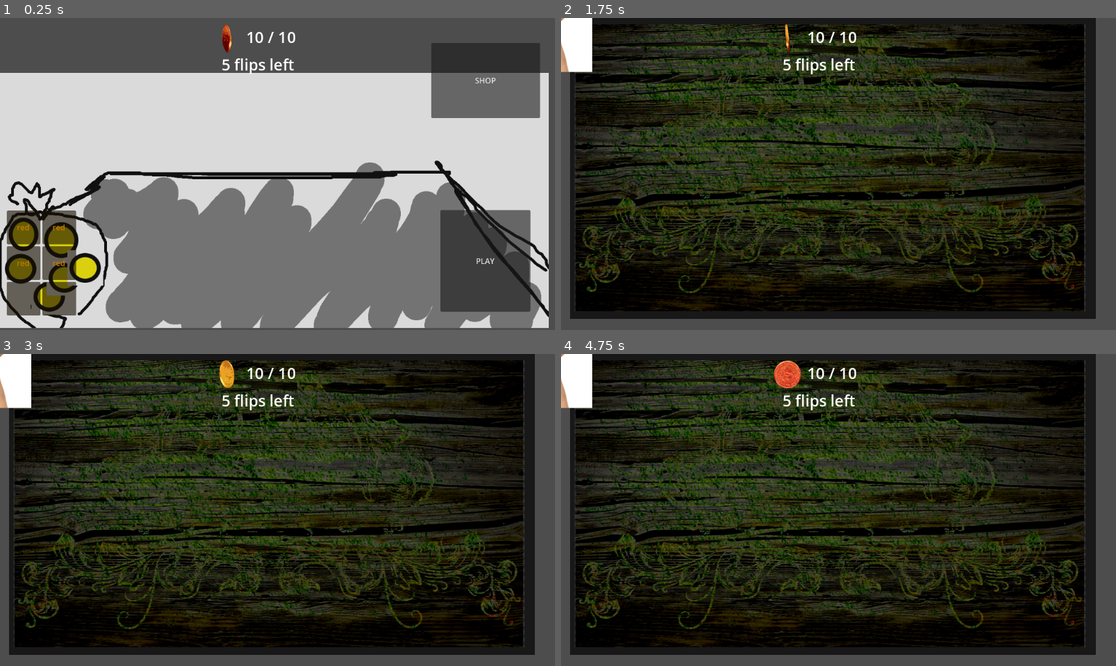
Above: before the commit, frames 1-4 (two rows, left to right).
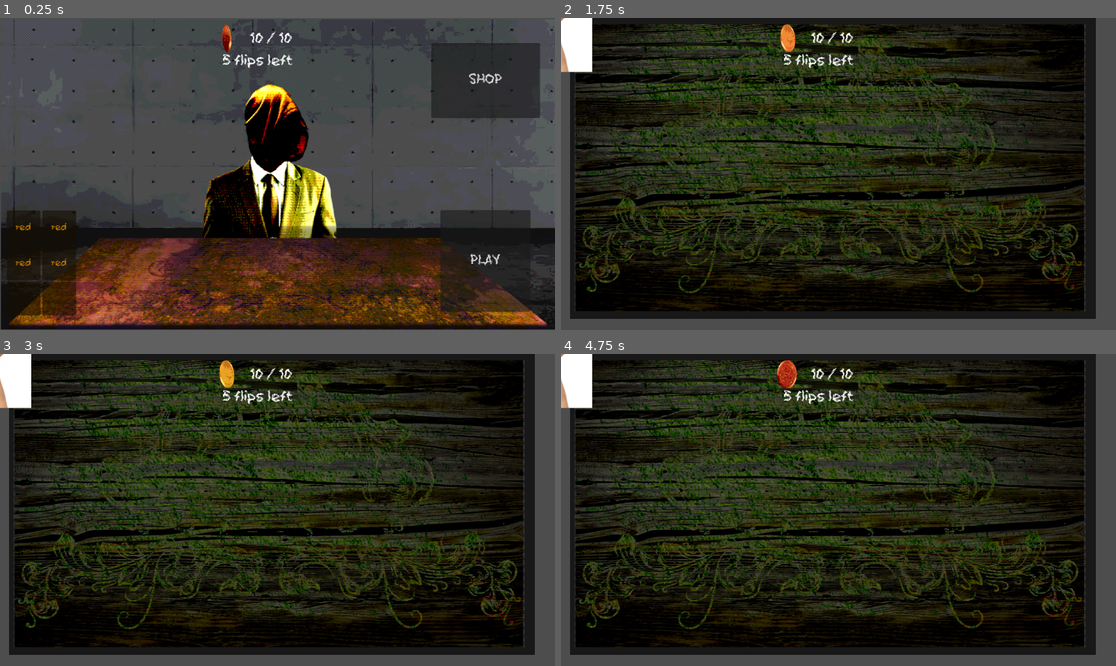
Above: after the commit, the same moments.

Repository: iceknith/ArcadiaJam-3-les3mousquetaires
Game: Godot game, scene res://src/GameScenes/main_game.tscn
Two runs of this game, one before a commit and one after it. Both use one fixed random seed, a clock stepped at 60 frames per second and the inputs below. The engine's default icon, where the game draws it, is replaced by a stand-in: a white triangle on a blue panel in a dark square.
Inputs:
- Up to frame 1 (0.25 s): no input
- Up to frame 2 (1.75 s): click "PLAY" at 0.5 s
- Up to frame 3 (3 s): no input
- Up to frame 4 (4.75 s): no input

The runs differ from the first frame. In frame 1, 80% of the frame differs, in the area x 0-100%, y 0-100%; in frame 2, 0.7%; in frame 3, 0.5%; in frame 4, 0.8%.

Commit message:
graphic shop

Diff:
--- a/src/GameScenes/shop.gd
+++ b/src/GameScenes/shop.gd
@@ -28,13 +28,16 @@
 	pass
 
 
+
 func update()->void:
+	$Organcontainer/Slot1/TextureRect.texture = load("res://assets/in-game/organs/eye.png")
 	on_bought.emit()
 	var i = 0
 	var organ_slots = $Organcontainer.get_children()
 	for slot:Button in organ_slots:
 		if available_organs[i] != {}:
 			slot.tooltip_text =  available_organs[i]["name"] + "\n " + str(available_organs[i]["price"]) + "$"
+			slot.get_node("TextureRect").texture = load("res://assets/in-game/organs/" + available_organs[i]["name"] +".png")
 		else:
 			slot.text=""
 		i+=1
--- a/src/GameScenes/shop.tscn
+++ b/src/GameScenes/shop.tscn
@@ -1,8 +1,13 @@
-[gd_scene load_steps=4 format=3 uid="uid://c4fbw2wyq73q1"]
+[gd_scene load_steps=9 format=3 uid="uid://c4fbw2wyq73q1"]
 
 [ext_resource type="Script" uid="uid://fu8hksojkt4j" path="res://src/GameScenes/shop.gd" id="1_2fllm"]
 [ext_resource type="Theme" uid="uid://cw2c2a8jmrhke" path="res://src/theme.tres" id="2_270xf"]
+[ext_resource type="Texture2D" uid="uid://b3u8k4qhx7q8g" path="res://assets/in-game/bgs/elements/bg.png" id="2_crgss"]
 [ext_resource type="Texture2D" uid="uid://djvebnathbm2r" path="res://icon.svg" id="2_kul4d"]
+[ext_resource type="FontFile" uid="uid://c6xw0d2miuuod" path="res://assets/menues/sabdion-font/Sabdion-YqgZj.otf" id="3_8qqtn"]
+[ext_resource type="Texture2D" uid="uid://culyap7qil10c" path="res://assets/in-game/bgs/elements/merchant.png" id="3_lcx3a"]
+[ext_resource type="Texture2D" uid="uid://clf7q0s63sfx8" path="res://assets/in-game/bgs/elements/table.png" id="4_8wxb0"]
+[ext_resource type="Texture2D" uid="uid://cahd12pmx1o0i" path="res://assets/in-game/organs/leg.png" id="4_nwjyp"]
 
 [node name="Shop" type="Control"]
 layout_mode = 3
@@ -12,6 +17,46 @@
 grow_horizontal = 2
 grow_vertical = 2
 script = ExtResource("1_2fllm")
+
+[node name="wall" type="TextureRect" parent="."]
+modulate = Color(1, 1, 1, 0.7921569)
+z_index = -1
+layout_mode = 0
+offset_left = 2.0
+offset_top = 3.0
+offset_right = 1352.0
+offset_bottom = 646.0
+scale = Vector2(0.85232586, 1.0018804)
+texture = ExtResource("2_crgss")
+expand_mode = 2
+
+[node name="table" type="TextureRect" parent="."]
+z_index = -1
+layout_mode = 0
+offset_left = 236.0
+offset_top = 118.0
+offset_right = 1586.0
+offset_bottom = 761.0
+scale = Vector2(0.68191904, 0.82082075)
+texture = ExtResource("4_8wxb0")
+expand_mode = 2
+
+[node name="croupier" type="TextureRect" parent="."]
+z_index = -1
+layout_mode = 1
+anchors_preset = 8
+anchor_left = 0.5
+anchor_top = 0.5
+anchor_right = 0.5
+anchor_bottom = 0.5
+offset_left = -907.0
+offset_top = -259.0
+offset_right = 245.0
+offset_bottom = 384.0
+grow_horizontal = 2
+grow_vertical = 2
+scale = Vector2(0.95480925, 0.95480925)
+texture = ExtResource("3_lcx3a")
 
 [node name="Organcontainer" type="HBoxContainer" parent="."]
 layout_mode = 0
@@ -25,114 +70,155 @@
 custom_minimum_size = Vector2(100, 100)
 layout_mode = 2
 theme = ExtResource("2_270xf")
+theme_override_fonts/font = ExtResource("3_8qqtn")
 
 [node name="TextureRect" type="TextureRect" parent="Organcontainer/Slot1"]
 z_index = -1
-layout_mode = 0
-offset_right = 100.0
-offset_bottom = 40.0
-texture = ExtResource("2_kul4d")
-expand_mode = 4
+layout_mode = 1
+anchors_preset = 15
+anchor_right = 1.0
+anchor_bottom = 1.0
+grow_horizontal = 2
+grow_vertical = 2
+texture = ExtResource("4_nwjyp")
+expand_mode = 1
+stretch_mode = 5
 
 [node name="Slot2" type="Button" parent="Organcontainer"]
 custom_minimum_size = Vector2(100, 100)
 layout_mode = 2
+theme = ExtResource("2_270xf")
 
 [node name="TextureRect" type="TextureRect" parent="Organcontainer/Slot2"]
 z_index = -1
-layout_mode = 0
-offset_right = 100.0
-offset_bottom = 40.0
-texture = ExtResource("2_kul4d")
-expand_mode = 4
+layout_mode = 1
+anchors_preset = 15
+anchor_right = 1.0
+anchor_bottom = 1.0
+grow_horizontal = 2
+grow_vertical = 2
+texture = ExtResource("2_kul4d")
+expand_mode = 1
+stretch_mode = 5
 
 [node name="Slot3" type="Button" parent="Organcontainer"]
 custom_minimum_size = Vector2(100, 100)
 layout_mode = 2
+theme = ExtResource("2_270xf")
 
 [node name="TextureRect" type="TextureRect" parent="Organcontainer/Slot3"]
 z_index = -1
-layout_mode = 0
-offset_right = 100.0
-offset_bottom = 40.0
-texture = ExtResource("2_kul4d")
-expand_mode = 4
+layout_mode = 1
+anchors_preset = 15
+anchor_right = 1.0
+anchor_bottom = 1.0
+grow_horizontal = 2
+grow_vertical = 2
+texture = ExtResource("2_kul4d")
+expand_mode = 1
+stretch_mode = 5
 
 [node name="Slot4" type="Button" parent="Organcontainer"]
 custom_minimum_size = Vector2(100, 100)
 layout_mode = 2
+theme = ExtResource("2_270xf")
 
 [node name="TextureRect" type="TextureRect" parent="Organcontainer/Slot4"]
 z_index = -1
-layout_mode = 0
-offset_right = 100.0
-offset_bottom = 40.0
-texture = ExtResource("2_kul4d")
-expand_mode = 4
+layout_mode = 1
+anchors_preset = 15
+anchor_right = 1.0
+anchor_bottom = 1.0
+grow_horizontal = 2
+grow_vertical = 2
+texture = ExtResource("2_kul4d")
+expand_mode = 1
+stretch_mode = 5
 
 [node name="Slot5" type="Button" parent="Organcontainer"]
 custom_minimum_size = Vector2(100, 100)
 layout_mode = 2
+theme = ExtResource("2_270xf")
 
 [node name="TextureRect" type="TextureRect" parent="Organcontainer/Slot5"]
 z_index = -1
-layout_mode = 0
-offset_right = 100.0
-offset_bottom = 40.0
-texture = ExtResource("2_kul4d")
-expand_mode = 4
+layout_mode = 1
+anchors_preset = 15
+anchor_right = 1.0
+anchor_bottom = 1.0
+grow_horizontal = 2
+grow_vertical = 2
+texture = ExtResource("2_kul4d")
+expand_mode = 1
+stretch_mode = 5
 
 [node name="Coincontainer" type="HBoxContainer" parent="."]
 layout_mode = 0
-offset_left = 493.0
-offset_top = 371.0
-offset_right = 945.0
-offset_bottom = 507.0
+offset_left = 468.0
+offset_top = 479.0
+offset_right = 920.0
+offset_bottom = 615.0
 theme_override_constants/separation = 54
 
 [node name="coin_slot1" type="Button" parent="Coincontainer"]
 custom_minimum_size = Vector2(100, 100)
 layout_mode = 2
+theme = ExtResource("2_270xf")
 
 [node name="TextureRect" type="TextureRect" parent="Coincontainer/coin_slot1"]
 z_index = -1
-layout_mode = 0
-offset_right = 100.0
-offset_bottom = 40.0
-texture = ExtResource("2_kul4d")
-expand_mode = 4
+layout_mode = 1
+anchors_preset = 15
+anchor_right = 1.0
+anchor_bottom = 1.0
+grow_horizontal = 2
+grow_vertical = 2
+texture = ExtResource("2_kul4d")
+expand_mode = 1
+stretch_mode = 5
 
 [node name="coin_slot2" type="Button" parent="Coincontainer"]
 custom_minimum_size = Vector2(100, 100)
 layout_mode = 2
+theme = ExtResource("2_270xf")
 
 [node name="TextureRect" type="TextureRect" parent="Coincontainer/coin_slot2"]
 z_index = -1
-layout_mode = 0
-offset_right = 100.0
-offset_bottom = 40.0
-texture = ExtResource("2_kul4d")
-expand_mode = 4
+layout_mode = 1
+anchors_preset = 15
+anchor_right = 1.0
+anchor_bottom = 1.0
+grow_horizontal = 2
+grow_vertical = 2
+texture = ExtResource("2_kul4d")
+expand_mode = 1
+stretch_mode = 5
 
 [node name="coin_slot3" type="Button" parent="Coincontainer"]
 custom_minimum_size = Vector2(100, 100)
 layout_mode = 2
+theme = ExtResource("2_270xf")
 
 [node name="TextureRect" type="TextureRect" parent="Coincontainer/coin_slot3"]
 z_index = -1
-layout_mode = 0
-offset_right = 100.0
-offset_bottom = 40.0
-texture = ExtResource("2_kul4d")
-expand_mode = 4
+layout_mode = 1
+anchors_preset = 15
+anchor_right = 1.0
+anchor_bottom = 1.0
+grow_horizontal = 2
+grow_vertical = 2
+texture = ExtResource("2_kul4d")
+expand_mode = 1
+stretch_mode = 5
 
 [node name="exit_button" type="Button" parent="."]
 layout_mode = 0
-offset_left = 24.0
-offset_top = 206.0
-offset_right = 166.0
-offset_bottom = 290.0
-text = "go back"
+offset_left = 50.0
+offset_top = 16.0
+offset_right = 207.0
+offset_bottom = 100.0
+theme = ExtResource("2_270xf")
+text = "<- go back"
 
 [connection signal="pressed" from="Organcontainer/Slot1" to="." method="_on_slot_1_pressed"]
 [connection signal="pressed" from="Organcontainer/Slot2" to="." method="_on_slot_2_pressed"]
--- a/src/GameScenes/table_normale.tscn
+++ b/src/GameScenes/table_normale.tscn
@@ -1,12 +1,23 @@
-[gd_scene load_steps=6 format=3 uid="uid://uci32s7kdqss"]
+[gd_scene load_steps=11 format=3 uid="uid://uci32s7kdqss"]
 
 [ext_resource type="Script" uid="uid://cthx56qbk22j8" path="res://src/GameScenes/table_normale.gd" id="1_1dxgy"]
-[ext_resource type="Texture2D" uid="uid://f1kbhod5adfv" path="res://src/debugSprites/table_scene.png" id="1_e35ac"]
+[ext_resource type="Texture2D" uid="uid://b3u8k4qhx7q8g" path="res://assets/in-game/bgs/elements/bg.png" id="2_pcvq8"]
+[ext_resource type="Texture2D" uid="uid://clf7q0s63sfx8" path="res://assets/in-game/bgs/elements/table.png" id="3_001cw"]
+[ext_resource type="Texture2D" uid="uid://culyap7qil10c" path="res://assets/in-game/bgs/elements/merchant.png" id="3_djbji"]
 [ext_resource type="Texture2D" uid="uid://djvebnathbm2r" path="res://icon.svg" id="3_k0q6d"]
+[ext_resource type="Theme" uid="uid://cw2c2a8jmrhke" path="res://src/theme.tres" id="3_pcvq8"]
 
 [sub_resource type="ButtonGroup" id="ButtonGroup_1dxgy"]
 
 [sub_resource type="ButtonGroup" id="ButtonGroup_k0q6d"]
+
+[sub_resource type="Animation" id="Animation_djbji"]
+resource_name = "base_anim"
+
+[sub_resource type="AnimationLibrary" id="AnimationLibrary_ake5v"]
+_data = {
+&"base_anim": SubResource("Animation_djbji")
+}
 
 [node name="TableNormale" type="Control"]
 layout_mode = 3
@@ -19,16 +30,43 @@
 grow_vertical = 2
 script = ExtResource("1_1dxgy")
 
-[node name="TextureRect" type="TextureRect" parent="."]
+[node name="wall" type="TextureRect" parent="."]
 modulate = Color(1, 1, 1, 0.7921569)
 z_index = -99
 layout_mode = 0
-offset_left = -5.0
-offset_top = 114.0
-offset_right = 1345.0
-offset_bottom = 733.0
-scale = Vector2(0.84708345, 0.8564333)
-texture = ExtResource("1_e35ac")
+offset_left = 2.0
+offset_top = 3.0
+offset_right = 1352.0
+offset_bottom = 646.0
+scale = Vector2(0.85232586, 1.0018804)
+texture = ExtResource("2_pcvq8")
+expand_mode = 2
+
+[node name="croupier" type="TextureRect" parent="."]
+layout_mode = 1
+anchors_preset = 8
+anchor_left = 0.5
+anchor_top = 0.5
+anchor_right = 0.5
+anchor_bottom = 0.5
+offset_left = 172.0
+offset_top = 126.99999
+offset_right = 1324.0
+offset_bottom = 770.0
+grow_horizontal = 2
+grow_vertical = 2
+scale = Vector2(0.7, 0.7)
+texture = ExtResource("3_djbji")
+
+[node name="table" type="TextureRect" parent="."]
+layout_mode = 0
+offset_left = 2.0
+offset_top = 2.0000005
+offset_right = 1352.0
+offset_bottom = 645.0
+scale = Vector2(0.85232586, 1.0018804)
+texture = ExtResource("3_001cw")
+expand_mode = 2
 
 [node name="play_button" type="Button" parent="."]
 layout_mode = 0
@@ -36,6 +74,7 @@
 offset_top = 399.0
 offset_right = 1101.0
 offset_bottom = 610.0
+theme = ExtResource("3_pcvq8")
 text = "PLAY
 "
 
@@ -45,6 +84,7 @@
 offset_top = 52.0
 offset_right = 1121.0
 offset_bottom = 208.0
+theme = ExtResource("3_pcvq8")
 text = "SHOP
 "
 
@@ -63,36 +103,48 @@
 [node name="coin1" type="Button" parent="GridContainer"]
 custom_minimum_size = Vector2(70, 70)
 layout_mode = 2
+theme = ExtResource("3_pcvq8")
+theme_override_font_sizes/font_size = 20
 toggle_mode = true
 button_group = SubResource("ButtonGroup_1dxgy")
 
 [node name="coin2" type="Button" parent="GridContainer"]
 custom_minimum_size = Vector2(70, 70)
 layout_mode = 2
+theme = ExtResource("3_pcvq8")
+theme_override_font_sizes/font_size = 20
 toggle_mode = true
 button_group = SubResource("ButtonGroup_k0q6d")
 
 [node name="coin3" type="Button" parent="GridContainer"]
 custom_minimum_size = Vector2(70, 70)
 layout_mode = 2
+theme = ExtResource("3_pcvq8")
+theme_override_font_sizes/font_size = 20
 toggle_mode = true
 button_group = SubResource("ButtonGroup_k0q6d")
 
 [node name="coin4" type="Button" parent="GridContainer"]
 custom_minimum_size = Vector2(70, 70)
 layout_mode = 2
+theme = ExtResource("3_pcvq8")
+theme_override_font_sizes/font_size = 20
 toggle_mode = true
 button_group = SubResource("ButtonGroup_k0q6d")
 
 [node name="coin5" type="Button" parent="GridContainer"]
 custom_minimum_size = Vector2(70, 70)
 layout_mode = 2
+theme = ExtResource("3_pcvq8")
+theme_override_font_sizes/font_size = 20
 toggle_mode = true
 button_group = SubResource("ButtonGroup_k0q6d")
 
 [node name="coin6" type="Button" parent="GridContainer"]
 custom_minimum_size = Vector2(70, 70)
 layout_mode = 2
+theme = ExtResource("3_pcvq8")
+theme_override_font_sizes/font_size = 20
 toggle_mode = true
 button_group = SubResource("ButtonGroup_k0q6d")
 
@@ -101,6 +153,7 @@
 layout_mode = 0
 offset_right = 30.0
 offset_bottom = 30.0
+theme = ExtResource("3_pcvq8")
 icon = ExtResource("3_k0q6d")
 expand_icon = true
 
@@ -117,24 +170,32 @@
 offset_right = 110.0
 offset_bottom = 23.0
 size_flags_horizontal = 4
+theme = ExtResource("3_pcvq8")
 text = "Are you sure ?"
 
 [node name="confirm" type="Button" parent="delete_popup"]
 layout_mode = 0
-offset_left = 8.0
-offset_top = 30.0
-offset_right = 45.0
-offset_bottom = 61.0
+offset_left = 7.0
+offset_top = 35.0
+offset_right = 62.0
+offset_bottom = 74.0
+theme = ExtResource("3_pcvq8")
 text = "YES
 "
 
 [node name="cancel" type="Button" parent="delete_popup"]
 layout_mode = 0
-offset_left = 64.0
-offset_top = 30.0
-offset_right = 101.0
-offset_bottom = 61.0
+offset_left = 123.0
+offset_top = 35.0
+offset_right = 169.0
+offset_bottom = 74.0
+theme = ExtResource("3_pcvq8")
 text = "NO"
+
+[node name="AnimationPlayer" type="AnimationPlayer" parent="."]
+libraries = {
+&"": SubResource("AnimationLibrary_ake5v")
+}
 
 [connection signal="pressed" from="play_button" to="." method="_on_play_button_pressed"]
 [connection signal="pressed" from="shop_button" to="." method="_on_shop_button_pressed"]
--- a/src/GameScenes/ui.tscn
+++ b/src/GameScenes/ui.tscn
@@ -1,6 +1,7 @@
-[gd_scene load_steps=16 format=3 uid="uid://cipya148it67n"]
+[gd_scene load_steps=17 format=3 uid="uid://cipya148it67n"]
 
 [ext_resource type="Script" uid="uid://bjifb3n314qyc" path="res://src/GameScenes/ui.gd" id="1_mqhac"]
+[ext_resource type="Theme" uid="uid://cw2c2a8jmrhke" path="res://src/theme.tres" id="2_mfi7c"]
 [ext_resource type="Texture2D" uid="uid://dvre3bnghdvwf" path="res://assets/in-game/coin/coin.png" id="2_mqhac"]
 
 [sub_resource type="AtlasTexture" id="AtlasTexture_mqhac"]
@@ -103,13 +104,14 @@
 anchor_left = 0.5
 anchor_right = 0.5
 anchor_bottom = 1.0
-offset_left = -157.0
-offset_top = 16.500002
-offset_right = 130.0
-offset_bottom = 16.5
+offset_left = -160.0
+offset_top = 28.0
+offset_right = 133.0
+offset_bottom = 28.0
 grow_horizontal = 2
 grow_vertical = 2
 size_flags_horizontal = 4
+theme = ExtResource("2_mfi7c")
 theme_override_font_sizes/font_size = 32
 text = "current coins/debt"
 horizontal_alignment = 1
@@ -123,6 +125,7 @@
 offset_right = -4.0
 offset_bottom = 97.0
 grow_horizontal = 2
+theme = ExtResource("2_mfi7c")
 theme_override_font_sizes/font_size = 32
 text = "? flips left"
 horizontal_alignment = 1
@@ -132,4 +135,4 @@
 rotation = 1.5707964
 scale = Vector2(0.5, 0.5)
 sprite_frames = SubResource("SpriteFrames_gr84p")
-frame_progress = 0.26460555
+frame_progress = 0.41296592
--- a/src/globalVars/organVars.gd
+++ b/src/globalVars/organVars.gd
@@ -15,12 +15,19 @@
 		"value" : 1,
 		"price" : 2
 	},
-	"lung" : {
+	"lungs" : {
 		"image" : "",
 		"icon" : "",
 		"effect" : "",
 		"value" : 1,
 		"price" : 10
+	},
+	"liver" : {
+		"image" : "",
+		"icon" : "",
+		"effect" : "",
+		"value" : 1,
+		"price" : 8
 	},
 	"tooth" : {
 		"image" : "",
--- a/src/theme.tres
+++ b/src/theme.tres
@@ -1,3 +1,7 @@
-[gd_resource type="Theme" format=3 uid="uid://cw2c2a8jmrhke"]
+[gd_resource type="Theme" load_steps=2 format=3 uid="uid://cw2c2a8jmrhke"]
+
+[ext_resource type="FontFile" uid="uid://c6xw0d2miuuod" path="res://assets/menues/sabdion-font/Sabdion-YqgZj.otf" id="1_if6vc"]
 
 [resource]
+default_font = ExtResource("1_if6vc")
+default_font_size = 30
Renamed: assets/in-game/organs/feet/eye.png -> assets/in-game/organs/eye.png
Not shown, added: assets/in-game/organs/eye.png.import
Renamed: assets/in-game/organs/feet/heart.png -> assets/in-game/organs/heart.png
Not shown, added: assets/in-game/organs/heart.png.import
Renamed: assets/in-game/organs/feet/feet.png -> assets/in-game/organs/leg.png
Not shown, added: assets/in-game/organs/leg.png.import
Renamed: assets/in-game/organs/feet/liver.png -> assets/in-game/organs/liver.png
Not shown, added: assets/in-game/organs/liver.png.import
Renamed: assets/in-game/organs/feet/lungs.png -> assets/in-game/organs/lungs.png
Not shown, changed: assets/in-game/organs/lungs.png.import
